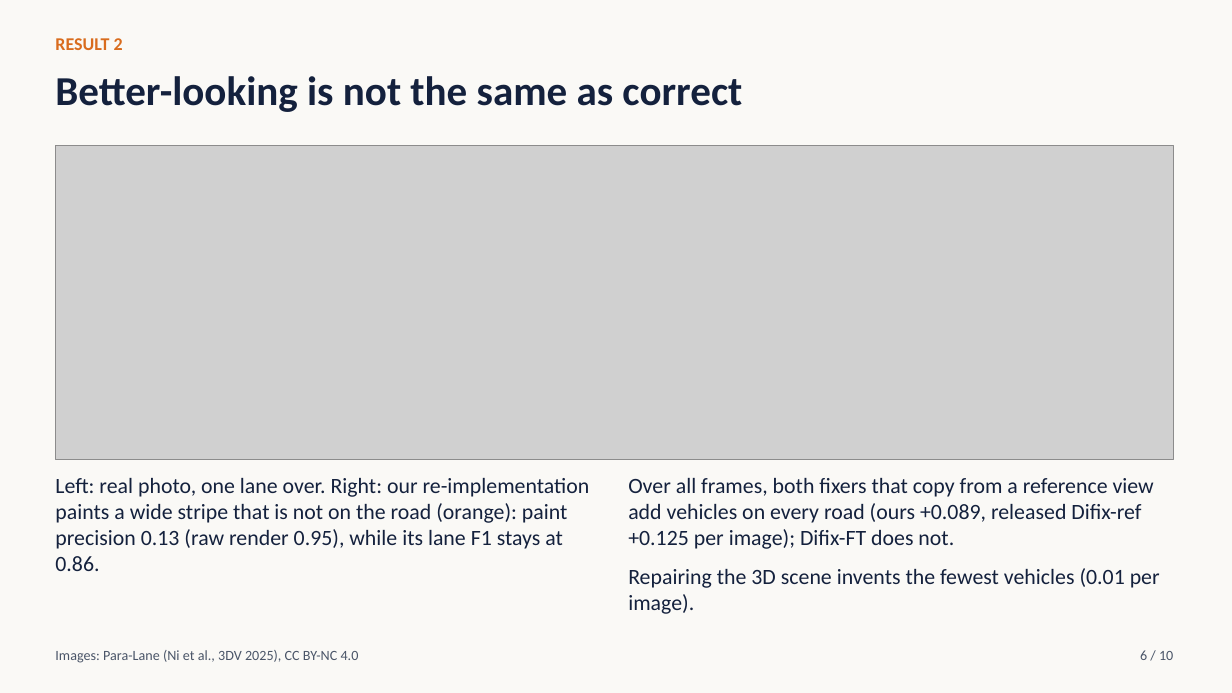
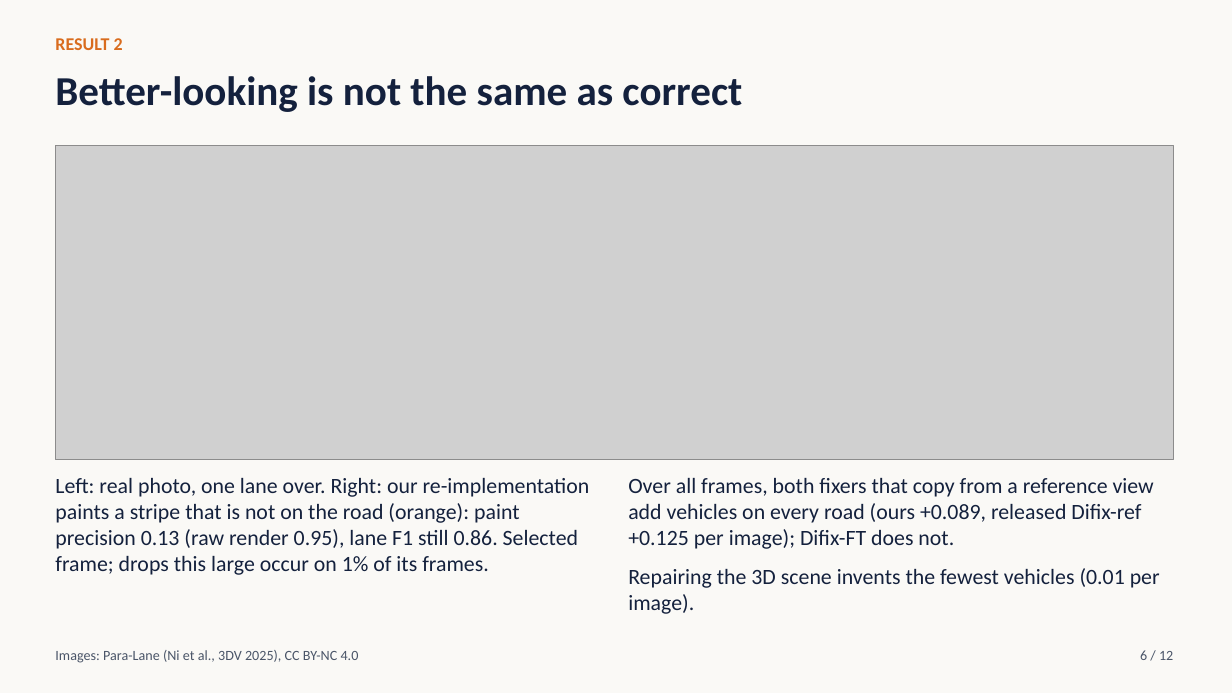
Before and after one commit to ksha23/cs566-drive-sim-trust, a slide deck: slide 6 of presentation/cs566_drive_sim_talk.pptx. Drawn at 1232x693 pixels with LibreOffice and Linux fonts; fonts in the diff are those of the drawing; grey boxes stand for pictures. Boxes give left, top, right and bottom in pixels: in the first picture for what was removed or moved away, otherwise in the second. Text is boxed around its words. In the diff, an @@ line names an element or a change of style, - is before the commit and + after.

```diff
--- a/presentation/cs566_drive_sim_talk.pptx
+++ b/presentation/cs566_drive_sim_talk.pptx
@@ text at <box>55,478,590,575</box>: text changed @@
-Left: real photo, one lane over. Right: our re-implementation paints a wide stripe that is not on the road (orange): paint precision 0.13 (raw render 0.95), while its lane F1 stays at 0.86.
+Left: real photo, one lane over. Right: our re-implementation paints a stripe that is not on the road (orange): paint precision 0.13 (raw render 0.95), lane F1 still 0.86. Selected frame; drops this large occur on 1% of its frames.
@@ text at <box>1140,650,1173,660</box>: text changed @@
-6 / 10
+6 / 12
```
Also in this commit, not shown: 9 other slides changed, 2 slides added, 14 other files.
